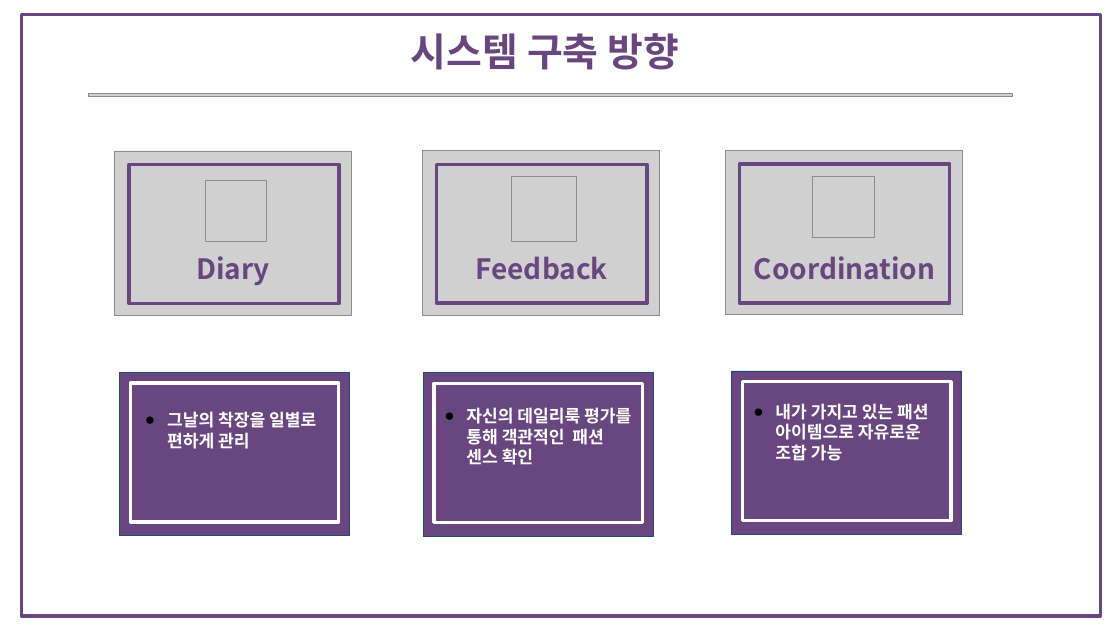
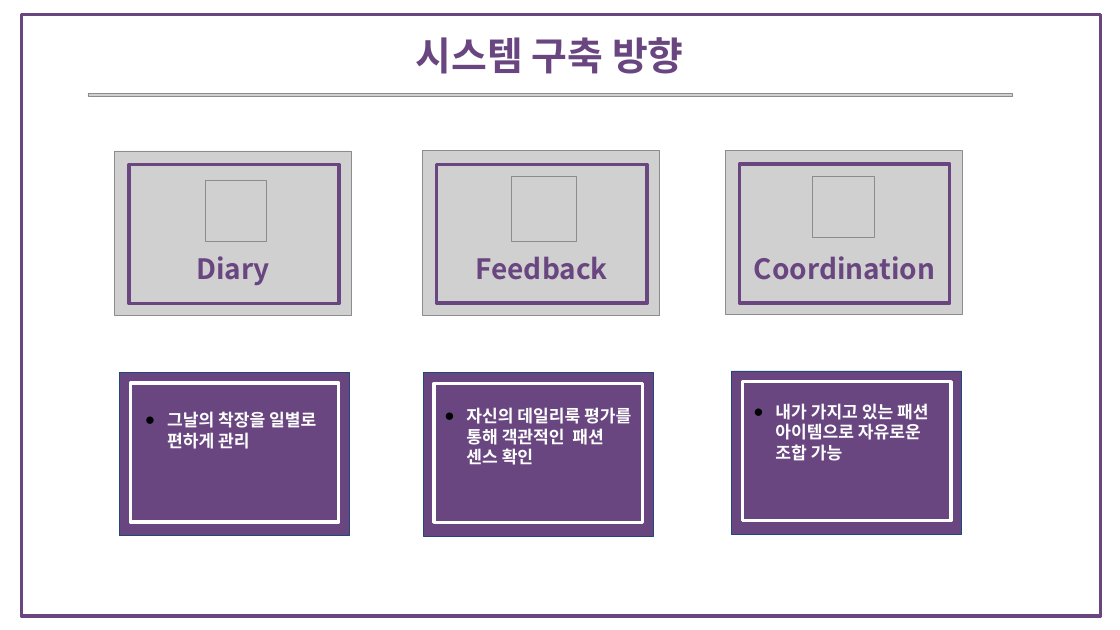
Before and after one commit to bitnarii/YMPM, a slide deck: slide 6 of 기획서/5조 Fit-back.pptx. Drawn at 1120x630 pixels with LibreOffice and Linux fonts; fonts in the diff are those of the drawing; grey boxes stand for pictures. Boxes give left, top, right and bottom in pixels: in the first picture for what was removed or moved away, otherwise in the second. Text is boxed around its words. In the diff, an @@ line names an element or a change of style, - is before the commit and + after.

```diff
--- a/기획서/5조 Fit-back.pptx
+++ b/기획서/5조 Fit-back.pptx
@@ text "시스템 구축 방향": place and size @@
-text "시스템 구축 방향" at (411,33,679,70)
+text "시스템 구축 방향" at (416,37,684,74)
```
Also in this commit, not shown: 8 other slides changed, 3 slides added.
